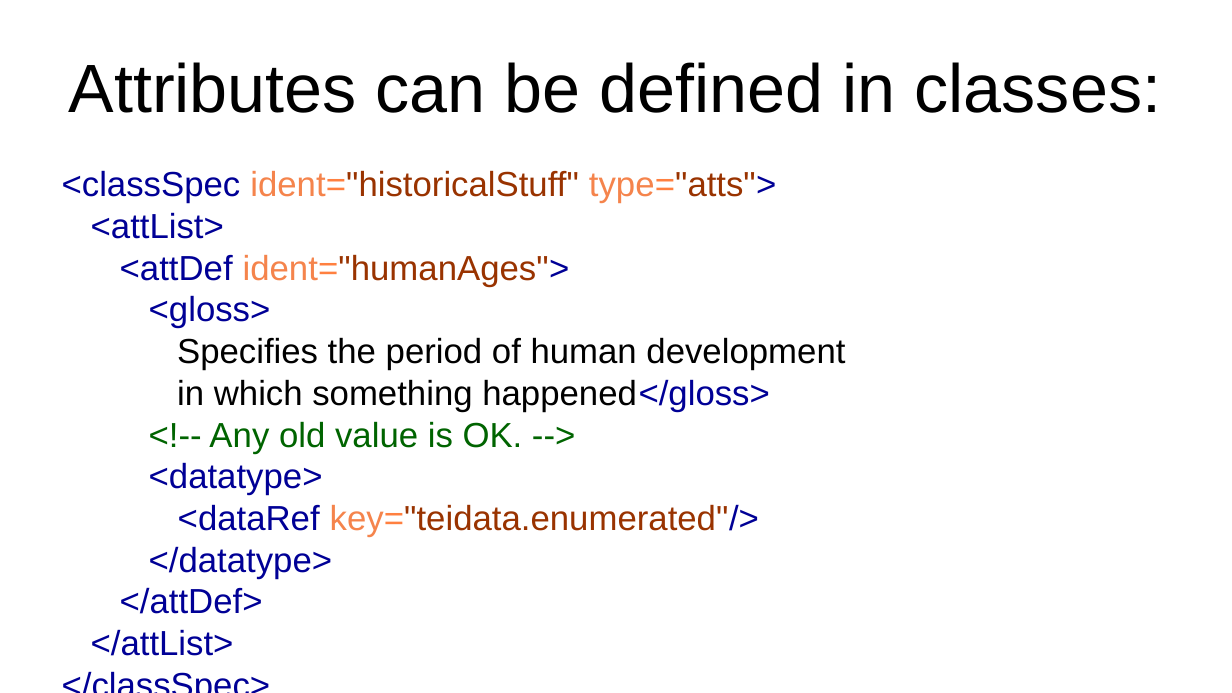
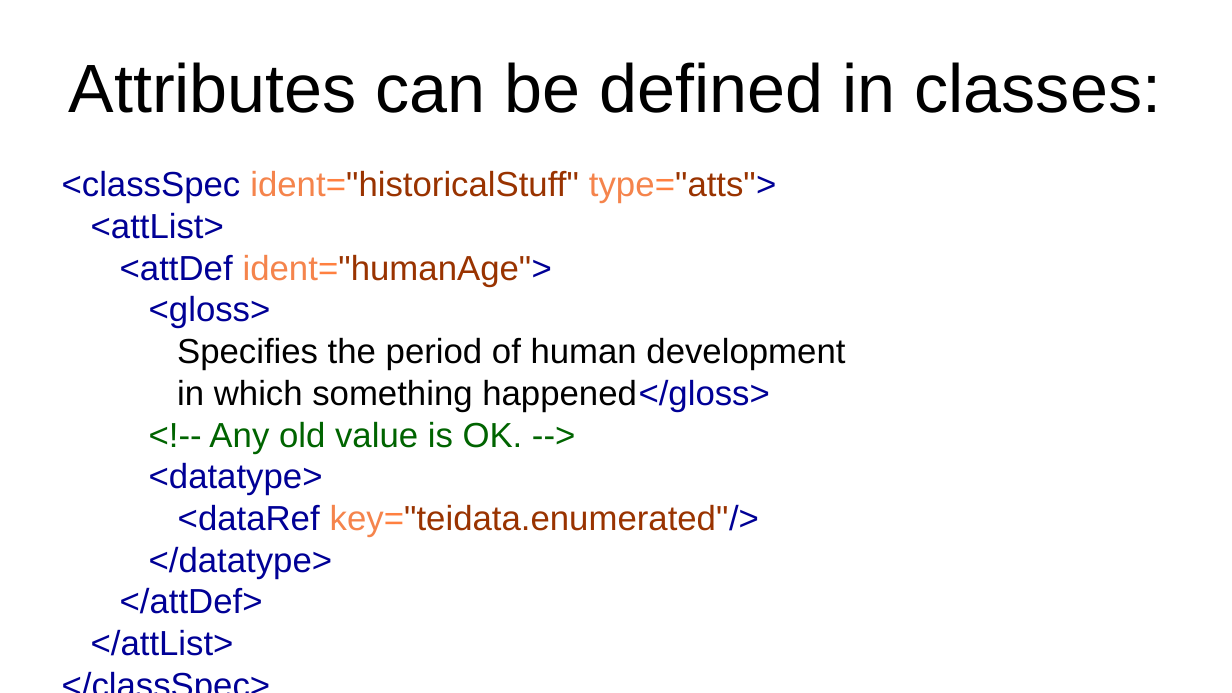
Before and after one commit to TEIC/atop, a slide deck: slide 3 of Documentation/presentations/Council_attribute_override_question.odp. Drawn at 1232x693 pixels with LibreOffice and Linux fonts; fonts in the diff are those of the drawing. Boxes give left, top, right and bottom in pixels: in the first picture for what was removed or moved away, otherwise in the second. Text is boxed around its words. In the diff, an @@ line names an element or a change of style, - is before the commit and + after.

```diff
--- a/Documentation/presentations/Council_attribute_override_question.odp
+++ b/Documentation/presentations/Council_attribute_override_question.odp
@@ text at bbox=[62, 170, 845, 579]: text changed @@
-<classSpec ident="historicalStuff" type="atts">
-<attList>
-<attDef ident="humanAges">
-<gloss>
-Specifies the period of human development
-in which something happened</gloss>
-<!-- Any old value is OK. -->
-<datatype>
-<dataRef key="teidata.enumerated"/>
-</datatype>
-</attDef>
-</attList>
-</classSpec>
+<classSpec ident="historicalStuff" type="atts">
+<attList>
+<attDef ident="humanAge">
+<gloss>
+Specifies the period of human development
+in which something happened</gloss>
+<!-- Any old value is OK. -->
+<datatype>
+<dataRef key="teidata.enumerated"/>
+</datatype>
+</attDef>
+</attList>
+</classSpec>
```
Also in this commit, not shown: 2 other slides changed.
